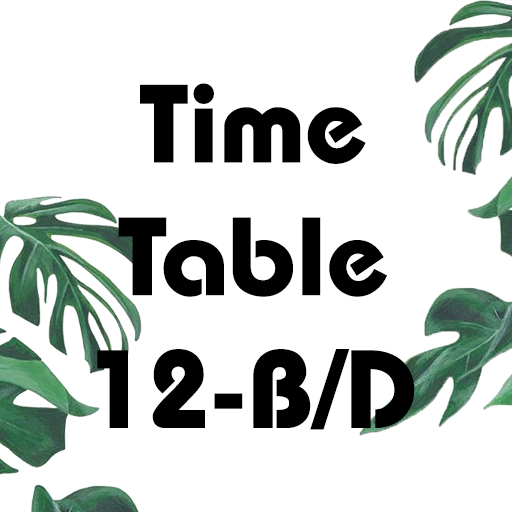
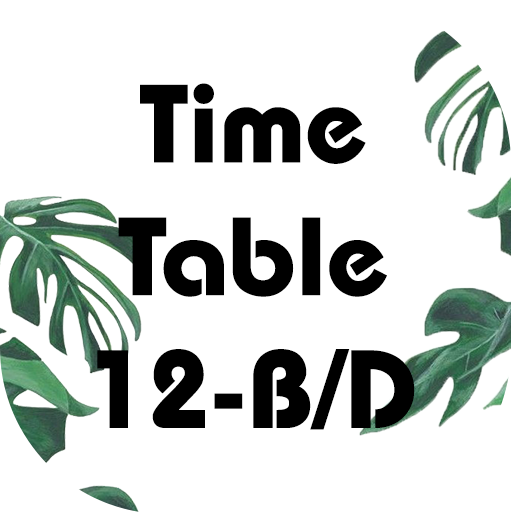
Two versions of the same layered image (512x512). Layer-by-layer changes:
removed group "Artboard 1" (3 layers) over [0, 0, 512, 512]
renamed "Time Table 12-B/D" to "bg", moved it out of group "Artboard 1", painted on it over [443, 0, 512, 406]
renamed "bg" to "bgflip", moved it out of group "Artboard 1", painted on it over [0, 0, 512, 512]
removed layer "bgflip" (in "Artboard 1") from group "Artboard 1" over [0, 349, 139, 512]
added layer "Rounded Rectangle 1" over [0, 0, 511, 512]
